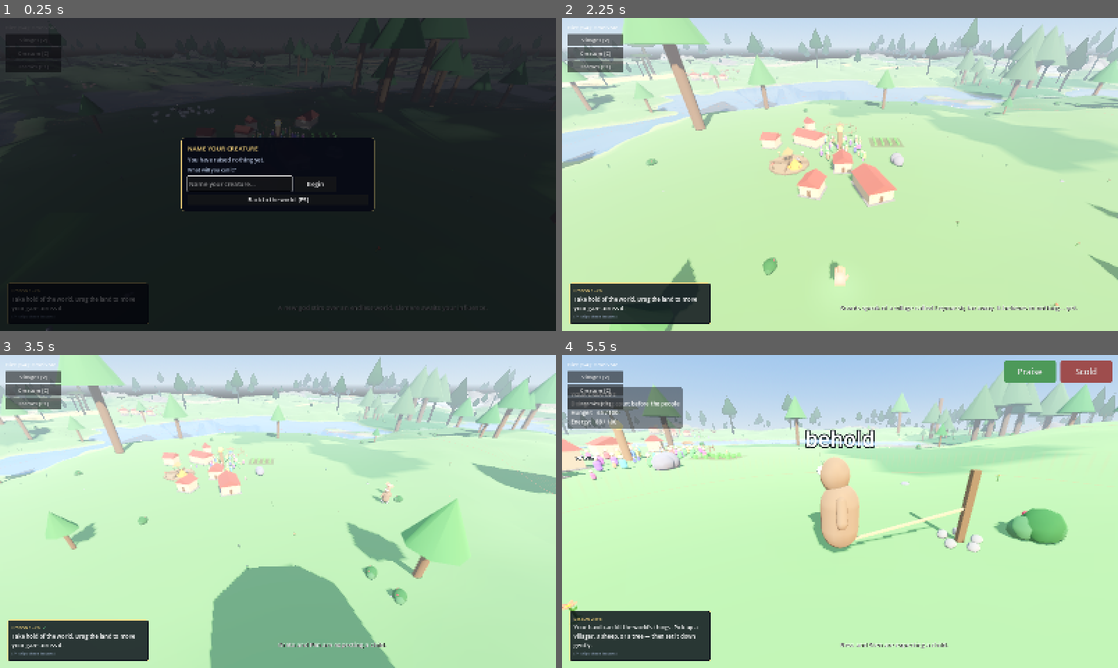
Above: before the commit, frames 1-4 (two rows, left to right).
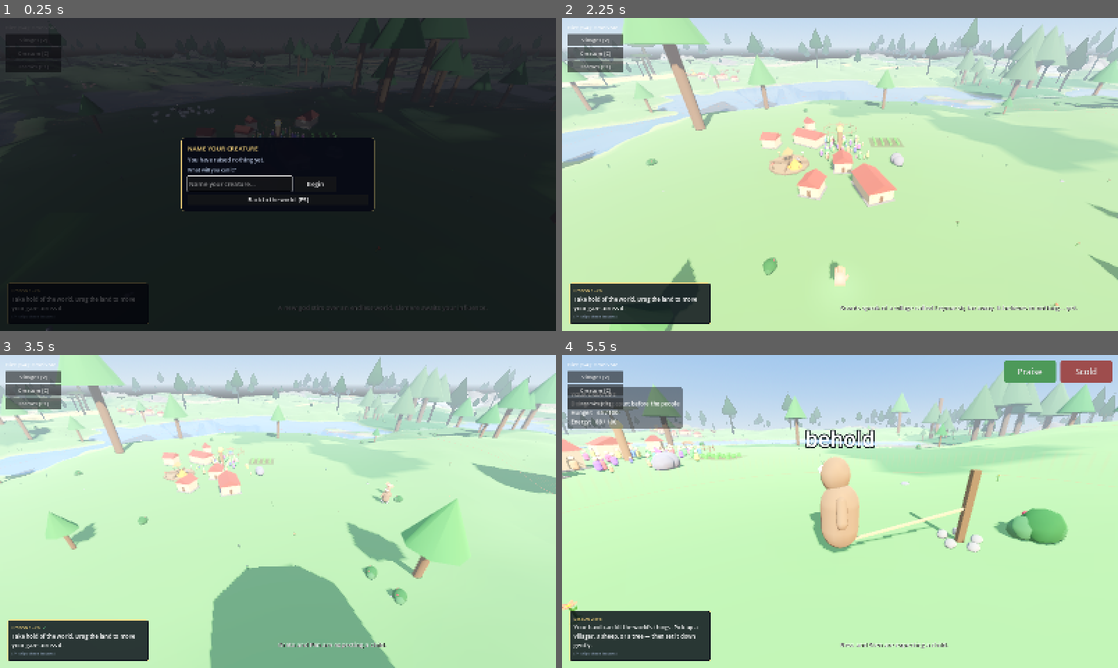
Above: after the commit, the same moments.

Repository: tjloman/tjloman
Game: Godot game, scene res://scenes/main.tscn
Same seed, same stepped clock (60 frames per second), same inputs: the game is played once before the commit and once after it.
Inputs (mouse positions are in pixels of both pictures, inside the frame that each line leads up to):
- Up to frame 1 (0.25 s): no input
- Up to frame 2 (2.25 s): click (801, 183) at 0.52 s; type "Alex" at 0.6 s; click "Begin" at 1.25 s; click "Begin" at 2 s
- Up to frame 3 (3.5 s): tap Enter at 2.75 s; move the mouse to (400, 495) at 2.77 s; hold Right from 2.78 s (still down); hold S (cam_back) from 2.78 s (still down); click (400, 495) at 2.92 s
- Up to frame 4 (5.5 s): release Right at 3.5 s; release S (cam_back) at 3.5 s; drag from (728, 527) to (812, 574) at 3.52 s; click "Creature [C]" at 4.25 s; move the mouse to (895, 442) at 5.02 s; hold Right from 5.03 s (still down); hold A (cam_left) from 5.03 s (still down)

The runs differ from the first frame. In frame 2, 0.2% of the frame differs, in the area x 23-56%, y 12-46%; in frame 3, 0.2%; in frame 4, 0.7%, in the area x 0-98%, y 13-82%.

Commit message:
Sleep through the night, think by the clock, share land reads
"Dozens of them are sleeping in the streets mid-day, even with excess
housing." A sleeper woke the moment energy reached 100, ten seconds into
a two-minute night, and a rested adult may potter about after dark, so
a town worked through the night and a labourer (0.5 energy a second)
was under the nap line by mid-afternoon. Now the night is slept through
(hunger still wakes them), a daytime nap ends once rested and at a
staggered moment, a waking sleeper stands up before queueing to think,
and the drain is 0.35 working / 0.18 idle: a day's work, a day's energy.
Modelled: a worker slept 13% of the night before, 100% now; daylight
asleep 2% before, 0% now.

"Everyone started standing still at one point." A villager whose plan
ends waits for a Spool turn, and the Spool gave four a tick on LOW, set
when one decision could cost 640 ms. The count is now the floor: turns
go on being granted while the tick's reported thinking is under
Quality.think_usec (2.5 / 3.5 / 5 ms), up to 48. Villagers report each
_choose to Spool.thought. 430 waiting at 0.25 ms a decision: 3.6 s
before, 1.3 s now.

Shared land reads, as asked: the seeded land never changes, so
seeded_height_at snaps to a half-metre grid and keeps each answer for
everybody for ten seconds. Every tier's chunk corners lie on that grid,
so the drawn land is unchanged. The meter prints how many were shared.
Modelled: 300 people milling in a town, 68% of reads answered from it.

tools/daylong.py (new) and tools/land_reads.py check all three;
break-tested.

Co-Authored-By: Claude Opus 5.5 <noreply@anthropic.com>
Claude-Session: https://claude.ai/code/session_01NqBKfyc5c6bViy6kUi2S7P

Diff:
--- a/scripts/quality.gd
+++ b/scripts/quality.gd
@@ -526,6 +526,12 @@
 	return [4, 8, 14][effective_tier()]
 
 
+## HOW LONG A FRAME MAY SPEND THINKING before the queue falls back to the floor
+## of `decisions()` a frame. Microseconds of `_choose`, as Spool is told it.
+func think_usec() -> int:
+	return [2500, 3500, 5000][effective_tier()]
+
+
 ## HOW MANY TREE FRIENDS may be alive at once. Each is one billboarded quad
 ## with a shared texture, so the plates are nearly free; what this really
 ## bounds is the per-frame work of moving and startling them. Voices are
--- a/scripts/spool.gd
+++ b/scripts/spool.gd
@@ -64,6 +64,9 @@
 ## Compact the line once the served head gets this long. Slicing a packed array
 ## is a copy, so it is done rarely rather than every frame.
 const TIDY_AT := 256
+## The most turns a frame may grant however cheap the thinking has been — a
+## ceiling on the walk as much as on the work. See `turn_to_think`.
+const MOST_A_FRAME := 48
 
 ## HOW LONG A PLACE IN THE LINE SURVIVES WITHOUT BEING ASKED FOR.
 ##
@@ -96,6 +99,8 @@
 static var _frame := -1
 static var _spent := 0
 static var _served := 0            # last completed frame's count, for readouts
+## Microseconds of thinking this frame, as told by the thinkers. See `thought`.
+static var _thinking := 0
 
 
 ## MAY I THINK NOW?
@@ -113,7 +118,18 @@
 		_frame = now
 		_served = _spent
 		_spent = 0
+		_thinking = 0
+	# A COUNT IS THE FLOOR, TIME IS THE ALLOWANCE. `decisions()` a frame is what
+	# is always served; past it, turns go on being granted while the frame's
+	# thinking, as the thinkers report it, is under `think_usec()`, up to
+	# MOST_A_FRAME. The count was set when one decision could cost six hundred
+	# milliseconds (see Village.find_build_spot); decisions are cheap now, and a
+	# fixed four a tick left four hundred people standing in the road for three
+	# seconds whenever a town re-decided together: "everyone started standing
+	# still at one point."
 	var budget := Quality.decisions()
+	if _thinking < Quality.think_usec():
+		budget = MOST_A_FRAME
 	var id := who.get_instance_id()
 	if not _waiting.has(id):
 		_line.append(id)
@@ -185,6 +201,13 @@
 	return now - int(_waiting[other]) > GONE_QUIET
 
 
+## HOW LONG A GRANTED TURN TOOK, told by the thinker once it has thought. What
+## lets the frame grant more turns when thinking is cheap and stop when it is
+## not. A thinker that never reports is served at the floor rate, as before.
+static func thought(usec: int) -> void:
+	_thinking += usec
+
+
 ## Throw away the served head of the line. On BOTH paths out, because doing it
 ## only on the refusal path meant a busy queue — one that grants on nearly every
 ## call — never compacted at all, and `_line` grew for as long as the session
--- a/scripts/ui/frame_meter.gd
+++ b/scripts/ui/frame_meter.gd
@@ -109,6 +109,8 @@
 var _worst := 0.0
 ## Terrain samples taken in the last frame. See WorldGen.reads.
 var _land := 0
+## And the ones answered from the shared grid instead. See WorldGen.shared_reads.
+var _shared := 0
 ## Every meter's high-water mark, and how long each has left to hold it.
 var _peaks := {}
 var _peak_left := {}
@@ -249,6 +251,8 @@
 	_land = WorldGen.reads
 	_peak(&"land", float(_land))
 	WorldGen.reads = 0
+	_shared = WorldGen.shared_reads
+	WorldGen.shared_reads = 0
 	for row: Array in Ledger.rows():
 		_peak(StringName("row " + String(row[0])), float(row[1]))
 	if not visible:
@@ -447,8 +451,8 @@
 		% [elsewhere, int(_share(elsewhere)), _bar(_share(elsewhere))],
 		_seen(&"draw")))
 	rows.append("")
-	rows.append("%s land reads (peak %s)"
-		% [_thousands(_land), _thousands(int(_seen(&"land")))])
+	rows.append("%s land reads (peak %s), %s shared"
+		% [_thousands(_land), _thousands(int(_seen(&"land"))), _thousands(_shared)])
 	# AND WHOSE: the three classes that asked most.
 	var askers := Ledger.land_rows()
 	if not askers.is_empty():
--- a/scripts/villager/villager.gd
+++ b/scripts/villager/villager.gd
@@ -37,6 +37,9 @@
 ## crowd the labels overlap into an unreadable smear long before this, so the
 ## band costs nothing anybody was getting any good out of.
 const FLEE_SPEED := 5.5
+## How quickly a rested sleeper gets up by day, as a chance a second: about a
+## second and a half on average, so a town wakes over a few seconds at dawn.
+const WAKE_RATE := 0.7
 ## HOW LONG ONE FRIGHT LASTS, and how long after it they are STEADIED: they
 ## have run, they know where the trouble is, and the next bang does not send
 ## them running again. Without it a burning town re-scared its children and
@@ -415,7 +418,9 @@
 	# carry on into the state machine below doing what they were already doing.
 	if _decision_due and VillagerLook.may_choose(self):
 		_decision_due = false
+		var began := Time.get_ticks_usec()
 		_choose()
+		Spool.thought(Time.get_ticks_usec() - began)   # see Spool.turn_to_think
 	_tick_lifecycle(delta)
 	_tick_needs(delta)
 	_tick_watchdogs(delta)
@@ -511,8 +516,16 @@
 			if hunger > 80.0:
 				_pitch_body(0.0)
 				_rethink()
-			elif energy >= 100.0 or (energy > 60.0 and not GameState.is_night()):
+			# THE NIGHT IS SLEPT THROUGH. This woke them the moment energy was
+			# full — ten seconds into a two-minute night — and a rested adult is
+			# allowed to potter about after dark, so a town worked through the
+			# night, crashed by mid-afternoon and lay about the streets at noon.
+			# In the dark they stay down until dawn; by day, a nap ends once they
+			# are rested, and not all on the same frame.
+			elif not GameState.is_night() and energy > 60.0 and randf() < delta * WAKE_RATE:
 				_pitch_body(0.0)
+				state = State.WANDER    # up, not lying under "zzz" while they think
+				_target = global_position
 				_rethink()
 		State.GO_FARM:
 			if _target_farm == null or not is_instance_valid(_target_farm):
--- a/scripts/villager/villager_needs.gd
+++ b/scripts/villager/villager_needs.gd
@@ -60,7 +60,11 @@
 			Villager.State.FARMING, Villager.State.HUNTING,
 			Villager.State.CHOPPING, Villager.State.QUARRYING,
 			Villager.State.BUILDING]
-		who.energy = maxf(who.energy - (0.5 if working else 0.25) * delta, 0.0)
+		# A DAY'S WORK IS A DAY'S ENERGY. Waking at a hundred into a day of about
+		# two hundred seconds, half a point a second had a labourer below the
+		# nap line (20) by mid-afternoon, and the whole town napped in the road.
+		# At these rates a full day's work leaves about a quarter in the tank.
+		who.energy = maxf(who.energy - (0.35 if working else 0.18) * delta, 0.0)
 	who.social = maxf(who.social - 0.3 * delta, 0.0)
 	who._breed_cooldown = maxf(who._breed_cooldown - delta, 0.0)
 	# A fed body knits itself back together — small wounds heal.
--- a/scripts/world/world_gen.gd
+++ b/scripts/world/world_gen.gd
@@ -39,6 +39,11 @@
 ## A fifth of a sixty-hertz frame. Small enough that a chunk arriving is not a
 ## hitch anybody sees, large enough that a cold fill still finishes in seconds.
 const WORLD_MILLIS := 3.0
+## THE SHARED LAND READS: how finely a question of the land is answered, how
+## long the answers are kept, and the most kept at once. See `seeded_height_at`.
+const SHARED_PER_METRE := 2.0
+const SHARED_FOR := 10.0
+const SHARED_MOST := 60000
 const CHUNKS_PER_FRAME := 1      # the floor under the budget: never fewer
 ## HOW MUCH OF THE OLD GROUND IS PUT AWAY IN ONE FRAME: chunks freed, stripped
 ## back to scenery, or boarded back to billboards, all counted together.
@@ -107,6 +112,9 @@
 ## reset by the frame meter; counted in `seeded_height_at`, which is where the
 ## cost actually is.
 static var reads := 0
+## Land questions answered from the shared grid rather than asked again. See
+## `seeded_height_at`.
+static var shared_reads := 0
 
 ## How much world stays LIVE around the focus — collision, water, trees, herds,
 ## villagers. Set from the graphics tier at boot: a budget phone keeps a tight
@@ -181,6 +189,8 @@
 ## cell and a visited-then-unloaded cell are identical from outside.
 var _known := {}                  # Vector2i -> SEEN or WALKED
 var _chunks := {}                 # Vector2i -> Chunk
+var _shared_heights := {}         # Vector2i on the shared grid -> seeded height
+var _shared_age := 0.0
 ## Out of sight, hidden, switched off, and waiting their turn to be freed. See
 ## SHEDS_PER_FRAME.
 var _doomed: Array[Chunk] = []
@@ -270,6 +280,10 @@
 			_stream_chunks()
 		return
 	_tick_burns(delta)
+	_shared_age += delta
+	if _shared_age > SHARED_FOR or _shared_heights.size() > SHARED_MOST:
+		_shared_age = 0.0
+		_shared_heights.clear()
 	if focus_node == null:
 		return
 	_stream_chunks()
@@ -334,9 +348,32 @@
 	#
 	# Counted only while somebody is reading the meter, which is the same
 	# bargain every clocked class in this game already makes.
+	#
+	# AND NOW IT IS ASKED ONCE A SPOT, AND SHARED. The land as the seed made it
+	# never changes, so an answer is good for everybody who asks near the same
+	# place: the question is snapped to a grid of SHARED_PER_METRE a metre, and the first to ask
+	# at a point pays for it while everyone after is handed the answer. The grid
+	# is forgotten every SHARED_FOR seconds, which bounds what it holds; nothing
+	# in it ever goes stale. A chunk's own corners lie on this grid (every tier's
+	# cut is a whole number of half-metres), so the drawn land is exactly the
+	# land it always was.
+	var key := Vector2i(roundi(x * SHARED_PER_METRE), roundi(z * SHARED_PER_METRE))
+	var known = _shared_heights.get(key)
+	if known != null:
+		if Ledger.on:
+			shared_reads += 1
+		return known
+	x = float(key.x) / SHARED_PER_METRE
+	z = float(key.y) / SHARED_PER_METRE
 	if Ledger.on:
 		reads += 1
 		Ledger.land_read()
+	var made := _seeded_height(x, z)
+	_shared_heights[key] = made
+	return made
+
+
+func _seeded_height(x: float, z: float) -> float:
 	var biome := biome_at(x, z)
 	var amp := 11.0
 	match biome:
Not shown, added: tools/daylong.py
Not shown, changed: tools/land_reads.py
